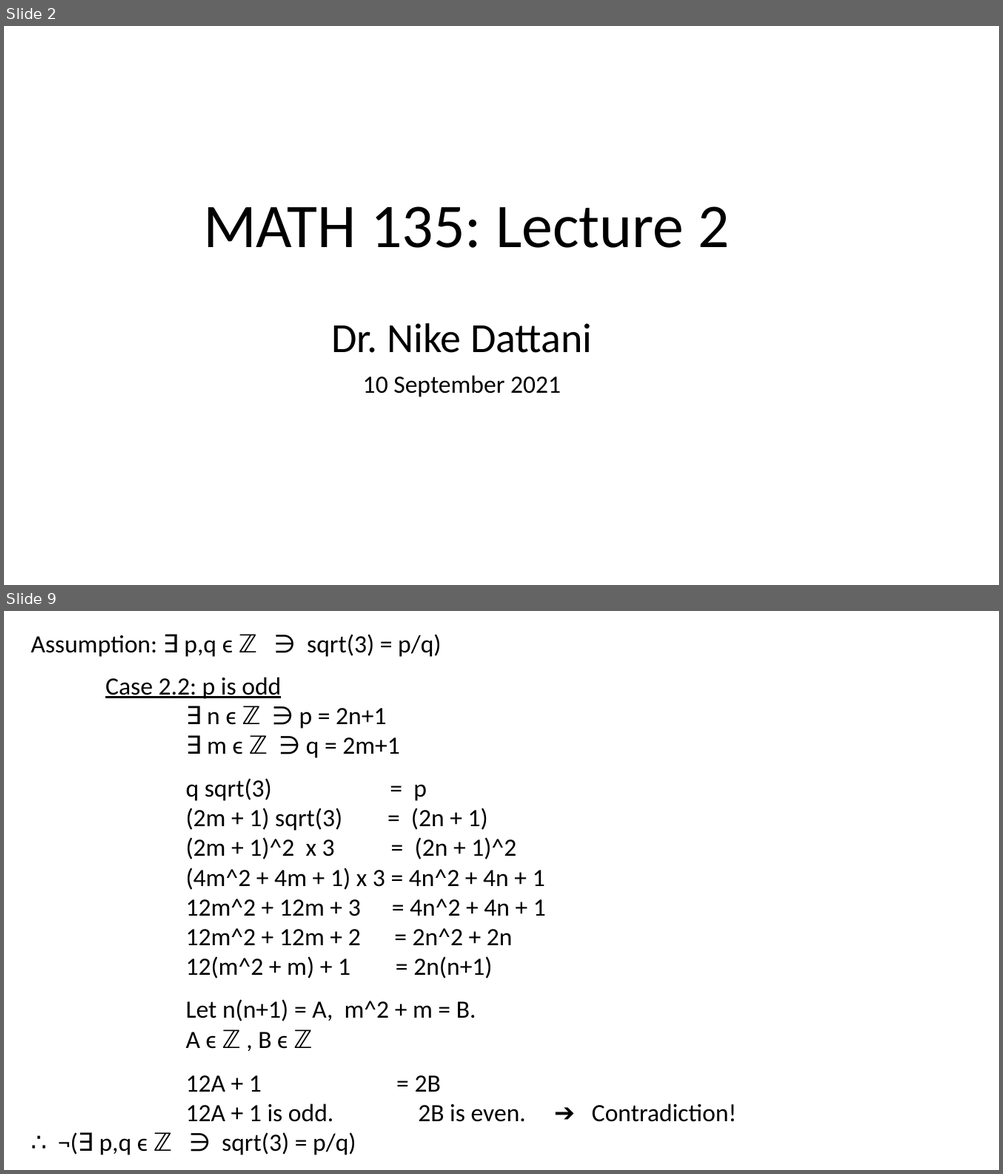
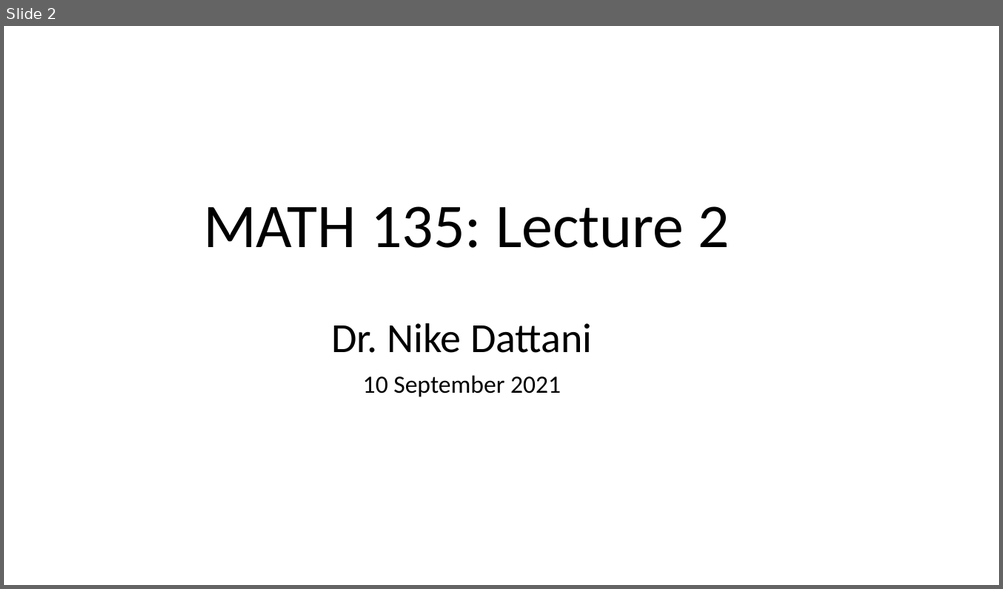
Before and after one commit to ndattani/Lecture_Notes, a slide deck: University_of_Waterloo/Fall_2021/MATH135/UW_Fall2021_MATH135_Lecture2.pptx. Shown one above the other, each under a label of ours: slides 2 and 9 before the commit, slide 2 after it; the slides between them are not shown. The pictures are 1003x1174 and 1003x589 pixels, drawn with LibreOffice and Linux fonts; fonts in the diff are those of the drawing. Boxes give left, top, right and bottom in pixels: in the first picture for what was removed or moved away, otherwise in the second. Text is boxed around its words. In the diff, an @@ line names an element or a change of style, - is before the commit and + after.

```diff
--- a/University_of_Waterloo/Fall_2021/MATH135/UW_Fall2021_MATH135_Lecture2.pptx
+++ b/University_of_Waterloo/Fall_2021/MATH135/UW_Fall2021_MATH135_Lecture2.pptx
@@ slide 9 removed at bbox=[4, 611, 999, 1170], background #FFFFFF @@
@@ text removed at bbox=[31, 634, 546, 1156] @@
-Assumption: ∃ p,q ϵ ℤ ∋ sqrt(3) = p/q)
-Case 2.2: p is odd
-∃ n ϵ ℤ ∋ p = 2n+1
-∃ m ϵ ℤ ∋ q = 2m+1
-q sqrt(3) = p
-(2m + 1) sqrt(3) = (2n + 1)
-(2m + 1)^2 x 3 = (2n + 1)^2
-(4m^2 + 4m + 1) x 3 = 4n^2 + 4n + 1
-12m^2 + 12m + 3 = 4n^2 + 4n + 1
-12m^2 + 12m + 2 = 2n^2 + 2n
-12(m^2 + m) + 1 = 2n(n+1)
-Let n(n+1) = A, m^2 + m = B.
-A ϵ ℤ , B ϵ ℤ
-12A + 1 = 2B
-12A + 1 is odd. 2B is even. ➔ Contradiction!
-∴ ¬(∃ p,q ϵ ℤ ∋ sqrt(3) = p/q)
```
Also in this commit, not shown: 4 slides changed, 3 other slides removed, 1 other file.
